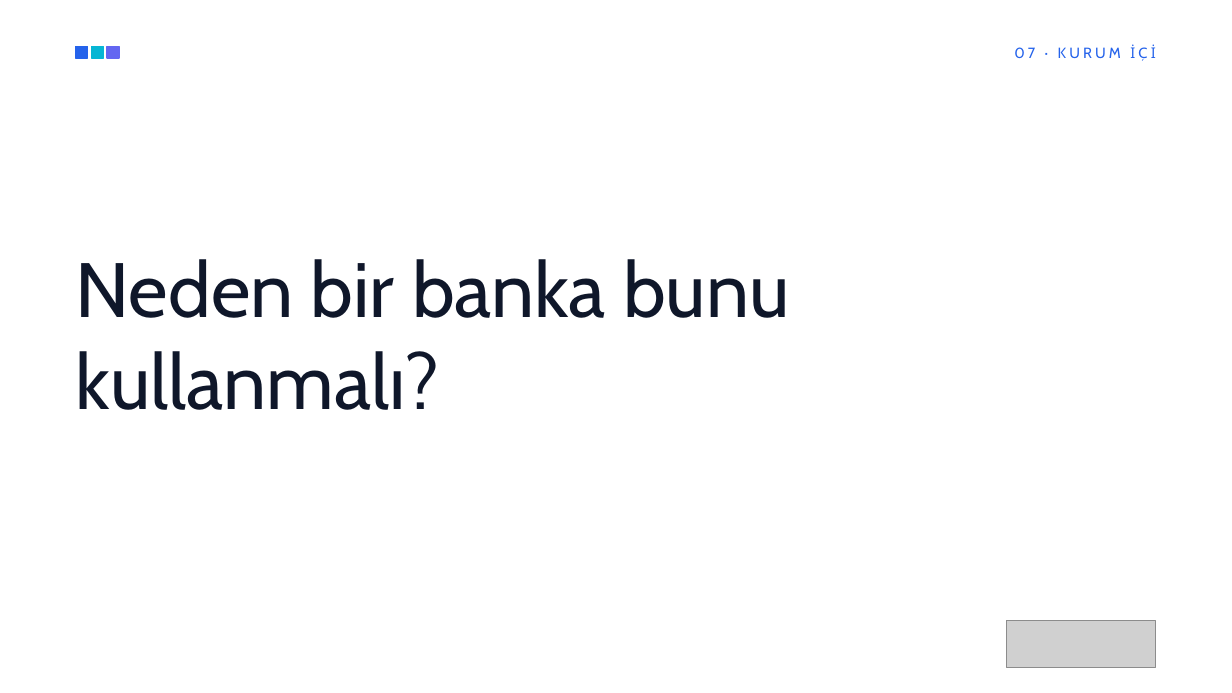
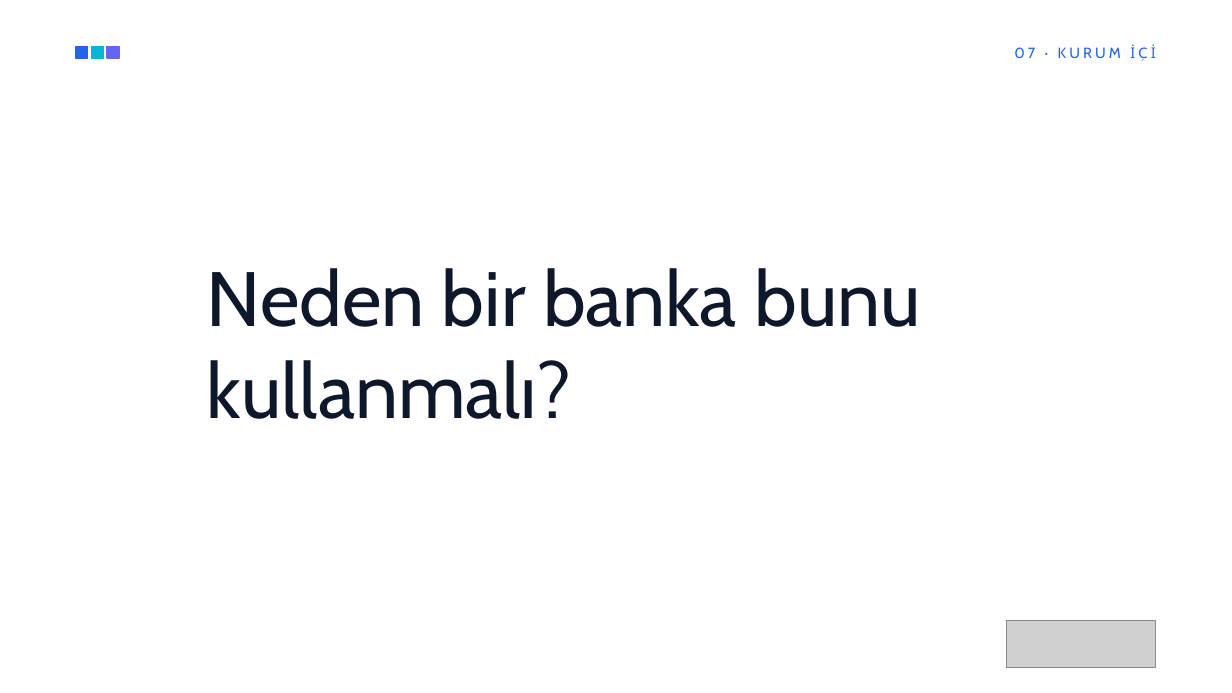
Before and after one commit to SmartData58/Teknofest2026_FinAgent, a slide deck: slide 21 of SmartData-BiQuery-Sunum.pptx. Drawn at 1232x693 pixels with LibreOffice and Linux fonts; fonts in the diff are those of the drawing; grey boxes stand for pictures; background and template pictures are left out. Boxes give left, top, right and bottom in pixels: in the first picture for what was removed or moved away, otherwise in the second. Text is boxed around its words. In the diff, an @@ line names an element or a change of style, - is before the commit and + after.

```diff
--- a/SmartData-BiQuery-Sunum.pptx
+++ b/SmartData-BiQuery-Sunum.pptx
@@ text "Neden bir banka bunu kullanmalı?": place and size @@
-text "Neden bir banka bunu kullanmalı?" at box(76, 259, 789, 410)
+text "Neden bir banka bunu kullanmalı?" at box(207, 268, 920, 419)
```
Also in this commit, not shown: 10 other slides changed, 3 slides added.
